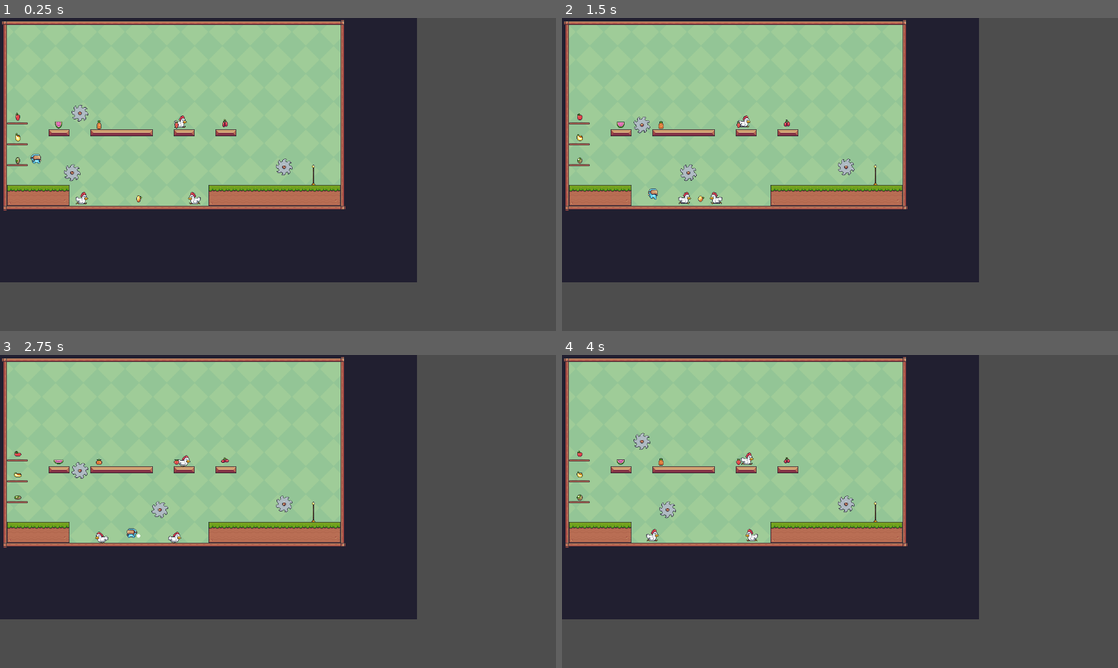
Above: before the commit, frames 1-4 (two rows, left to right).
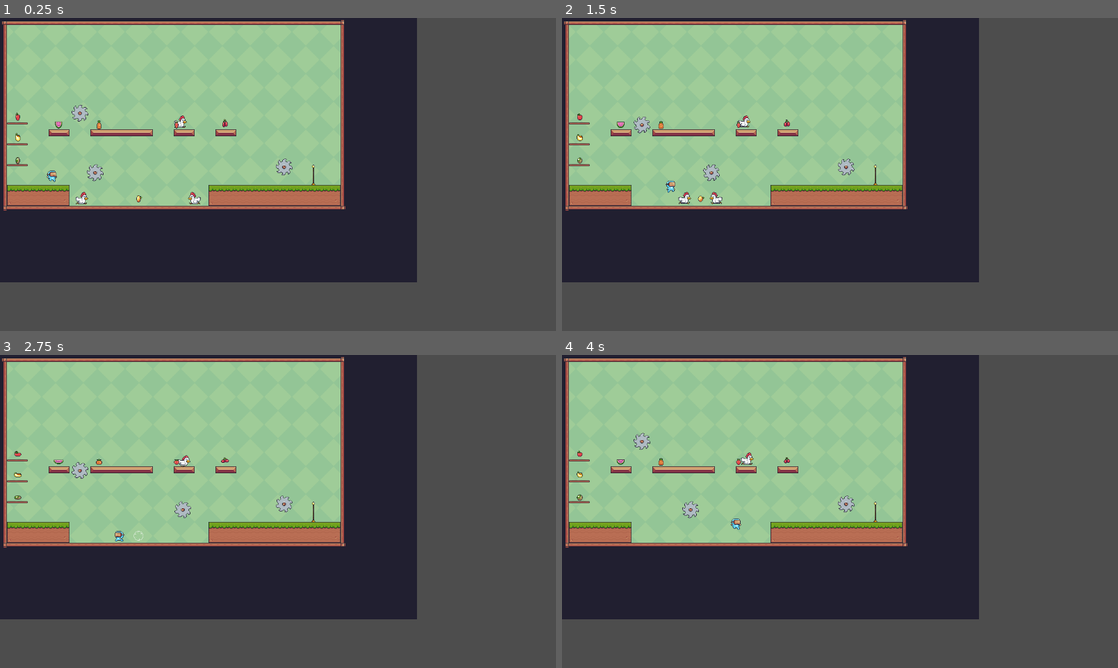
Above: after the commit, the same moments.

Repository: AlexForget/plateformerNoName
Game: Godot game, scene res://scenes/levels/level_1.tscn
The game is run twice, just before and just after one commit, with the same random seed, the same clock (stepped at 60 frames per second) and the same inputs.
Inputs:
- Up to frame 1 (0.25 s): no input
- Up to frame 2 (1.5 s): hold Right (moveRight) from 0.53 s (still down); tap Space (jump) at 0.6, 0.77, 1.07, 1.35 s
- Up to frame 3 (2.75 s): tap Space (jump) at 1.52, 1.82, 2.1 s; release Right (moveRight) at 2.03 s; hold Left (moveLeft) from 2.03 s (still down)
- Up to frame 4 (4 s): release Left (moveLeft) at 2.78 s; hold Right (moveRight) from 2.78 s (still down); tap Space (jump) at 2.85, 3.02, 3.32, 3.6, 3.77 s

The runs differ from the first frame. In frame 1, 0.3% of the frame differs, in the area x 5-19%, y 43-53%; in frame 2, 0.3%; in frame 3, 0.4%, in the area x 17-35%, y 46-61%; in frame 4, 0.4%.

Commit message:
corrected player get hit behavior and prevent death animation to play multiple time

Diff:
--- a/scenes/enemies/chicken.gd
+++ b/scenes/enemies/chicken.gd
@@ -8,6 +8,8 @@
 var anim_state = state.IDLE
 var direction: int = -1
 var is_death: bool = false
+
+var _player = null
 
 # Get the gravity from the project settings to be synced with RigidBody nodes.
 var gravity = ProjectSettings.get_setting("physics/2d/default_gravity")
@@ -26,6 +28,7 @@
 		handle_movement()
 		update_chicken_state()
 		update_chicken_animation()
+		_inflict_dommage()
 		move_and_slide()
 
 
@@ -62,4 +65,14 @@
 
 func _on_hitbox_body_entered(body):
 	if body.is_in_group("Player"):
-		body.player_get_hit(self)
+		_player = body
+
+
+func _on_hitbox_body_exited(body):
+	if body.is_in_group("Player"):
+		_player = null
+
+
+func _inflict_dommage():
+	if _player != null:
+		_player.player_get_hit(self)
--- a/scenes/enemies/chicken.tscn
+++ b/scenes/enemies/chicken.tscn
@@ -382,3 +382,4 @@
 debug_color = Color(0.901961, 0.243137, 0.505882, 0.419608)
 
 [connection signal="body_entered" from="Hitbox" to="." method="_on_hitbox_body_entered"]
+[connection signal="body_exited" from="Hitbox" to="." method="_on_hitbox_body_exited"]
--- a/scenes/items/fruits.gd
+++ b/scenes/items/fruits.gd
@@ -7,7 +7,7 @@
 	$AnimationPlayer.play(chosen_animation)
 
 
-func _on_area_2d_body_entered(body):
+func _on_area_2d_body_entered(_body):
 	emit_signal("collected")
 	$AnimationPlayer.play("collected")
 	$AnimationPlayer.animation_finished.connect(queue_free)
--- a/scenes/levels/level_1.tscn
+++ b/scenes/levels/level_1.tscn
@@ -646,7 +646,7 @@
 direction = Vector2(0, 100)
 
 [node name="Saw2" parent="Enemies" instance=ExtResource("6_auvwd")]
-position = Vector2(-288, 114)
+position = Vector2(-235, 114)
 speed = 100.0
 direction = Vector2(250, 0)
 
--- a/scenes/player/player.gd
+++ b/scenes/player/player.gd
@@ -14,6 +14,7 @@
 var is_immune: bool = false
 var can_jump: bool = true
 var is_jumping: bool = false
+var is_death: bool = false
 
 
 enum state {IDLE, RUN, JUMP, FALL, HIT}
@@ -26,17 +27,19 @@
 	pass
 
 func _physics_process(delta):
-	# Add the gravity.
-	if !is_on_floor():
-		velocity.y += gravity * delta
-	# Get the input direction and handle the movement/deceleration.
-	var direction: float = Input.get_axis("moveLeft", "moveRight")
+	if !is_death:
+		#print(is_immune)
+		# Add the gravity.
+		if !is_on_floor():
+			velocity.y += gravity * delta
+		# Get the input direction and handle the movement/deceleration.
+		var direction: float = Input.get_axis("moveLeft", "moveRight")
 
-	handle_jump(delta)
-	handle_movement(direction)
-	update_player_state()
-	update_player_animation(direction)
-	move_and_slide()
+		handle_jump(delta)
+		handle_movement(direction)
+		update_player_state()
+		update_player_animation(direction)
+		move_and_slide()
 
 
 func handle_jump(delta):
@@ -92,19 +95,21 @@
 
 
 func player_get_hit(enemy_body):
-	if !is_immune:
-		health -= 1
-		manage_push_back(enemy_body)
-		is_immune = true
+	if !is_death:
+		if !is_immune:
+			health -= 1
+			manage_push_back(enemy_body)
+			is_immune = true
+			$Immunity.start()
 
-	if health <= 0:
-		animated_sprite.play("dessapear")
-		await animated_sprite.animation_finished
-		queue_free()
-	else :
-		animated_sprite.play("hit")
-		await animated_sprite.animation_finished
-		is_immune = false
+		if health <= 0:
+			is_death = true
+			animated_sprite.play("dessapear")
+			await animated_sprite.animation_finished
+			queue_free()
+		else :
+			animated_sprite.play("hit")
+			await animated_sprite.animation_finished
 
 
 func manage_push_back(enemy_body):
@@ -113,3 +118,7 @@
 	elif enemy_body.global_position.x < global_position.x:
 		push_back_velocity.x = horizontal_push_back_velocity
 	velocity = push_back_velocity
+
+
+func _on_immunity_timeout():
+	is_immune = false
--- a/scenes/player/player.tscn
+++ b/scenes/player/player.tscn
@@ -332,7 +332,7 @@
 [node name="AnimatedSprite2D" type="AnimatedSprite2D" parent="."]
 scale = Vector2(4, 4)
 sprite_frames = SubResource("SpriteFrames_p3nsm")
-animation = &"idle"
+animation = &"hit"
 
 [node name="Hitbox" type="Area2D" parent="."]
 collision_mask = 2
@@ -342,4 +342,9 @@
 shape = SubResource("RectangleShape2D_jc5v4")
 debug_color = Color(0.862745, 0.313726, 0.443137, 0.419608)
 
+[node name="Immunity" type="Timer" parent="."]
+wait_time = 0.5
+one_shot = true
+
 [connection signal="body_entered" from="Hitbox" to="." method="_on_hitbox_body_entered"]
+[connection signal="timeout" from="Immunity" to="." method="_on_immunity_timeout"]
